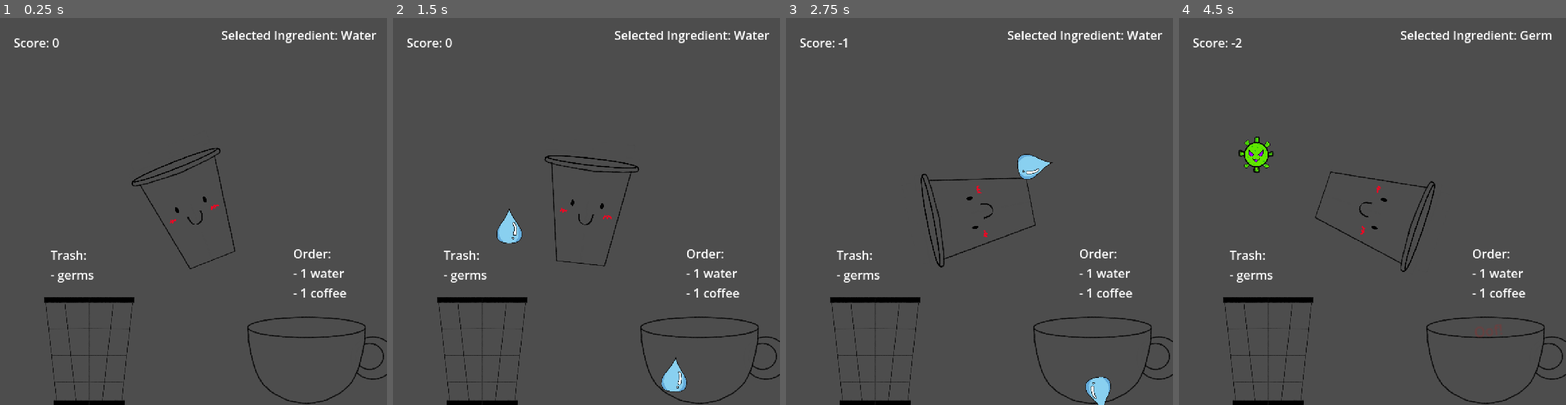
Above: before the commit, frames 1-4 (left to right).
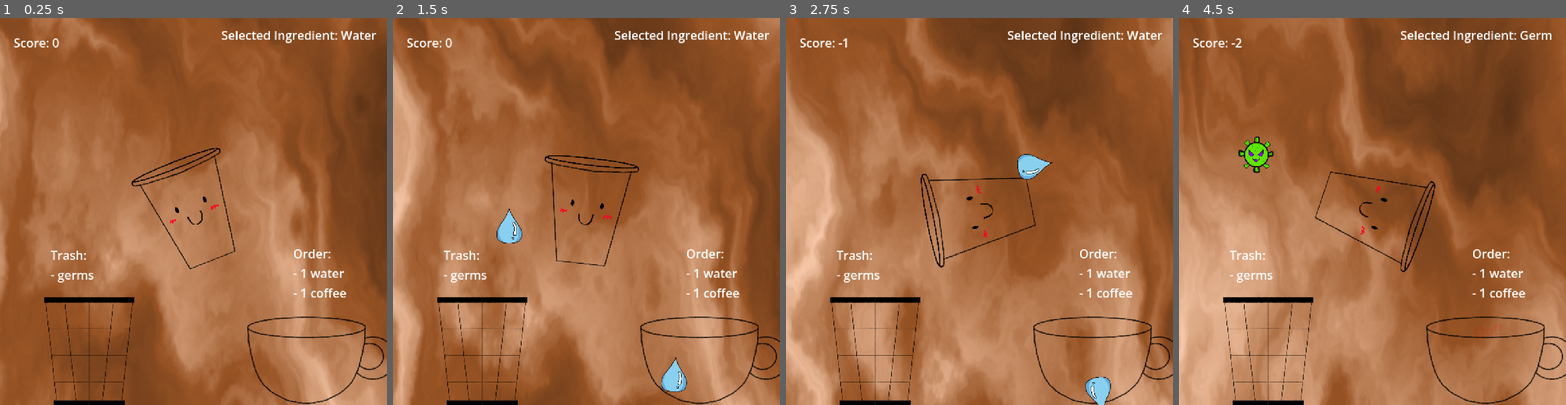
Above: after the commit, the same moments.

Repository: Octoan1/GD2-MG2-Group-3
Game: Godot game, scene res://main.tscn
The game is run twice, just before and just after one commit, with the same random seed, the same clock (stepped at 60 frames per second) and the same inputs. The engine's default icon, where the game draws it, is replaced by a stand-in: a white triangle on a blue panel in a dark square.
Inputs (mouse positions are in pixels of both pictures, inside the frame that each line leads up to):
- Up to frame 1 (0.25 s): no input
- Up to frame 2 (1.5 s): tap Enter at 0.5 s; move the mouse to (671, 192) at 0.52 s; hold Space (action) 0.53-1.28 s; click (671, 192) at 0.67 s; move the mouse to (509, 230) at 1.27 s; tap I at 1.35 s; click (509, 230) at 1.42 s
- Up to frame 3 (2.75 s): move the mouse to (1018, 126) at 2.02 s; tap 1 at 2.1 s; click (1018, 126) at 2.17 s
- Up to frame 4 (4.5 s): move the mouse to (1353, 288) at 2.77 s; tap 2 at 2.85 s; click (1353, 288) at 2.92 s; move the mouse to (1488, 269) at 3.52 s; tap 3 at 3.6 s; click (1488, 269) at 3.67 s; move the mouse to (1256, 153) at 4.27 s; tap R at 4.35 s; click (1256, 153) at 4.42 s

The runs differ from the first frame. In frame 1, 98% of the frame differs, in the area x 0-100%, y 0-100%; in frame 2, 98%; in frame 3, 98%; in frame 4, 98%.

Commit message:
Add random shader thingy lol

Diff:
--- a/cup_stuff/cup.tscn
+++ b/cup_stuff/cup.tscn
@@ -1,7 +1,7 @@
 [gd_scene format=3 uid="uid://bfdj7se1k83q1"]
 
 [ext_resource type="Script" uid="uid://c1jctmcnvaf0h" path="res://cup_stuff/cup.gd" id="1_ponjl"]
-[ext_resource type="Texture2D" uid="uid://ciffsbabocqo7" path="res://Sprites/Untitled 4.png" id="2_hxhe5"]
+[ext_resource type="Texture2D" uid="uid://ciffsbabocqo7" path="res://sprites/Untitled 4.png" id="2_hxhe5"]
 
 [node name="Cup" type="CharacterBody2D" unique_id=1028320870]
 collision_mask = 0
--- a/cup_stuff/trash_can.tscn
+++ b/cup_stuff/trash_can.tscn
@@ -1,7 +1,7 @@
 [gd_scene format=3 uid="uid://dt1rfxwv0qi3t"]
 
 [ext_resource type="PackedScene" uid="uid://ctyu5gadbmowi" path="res://cup_stuff/collection_cup.tscn" id="1_jxbv1"]
-[ext_resource type="Texture2D" uid="uid://cnfahrqxyg8yx" path="res://Sprites/Untitled 6.png" id="2_k8nia"]
+[ext_resource type="Texture2D" uid="uid://cnfahrqxyg8yx" path="res://sprites/Untitled 6.png" id="2_k8nia"]
 
 [node name="TrashCan" unique_id=1882889429 instance=ExtResource("1_jxbv1")]
 scale = Vector2(1.8799983, 1.8799983)
--- a/cup_stuff/victory_cup.tscn
+++ b/cup_stuff/victory_cup.tscn
@@ -1,7 +1,7 @@
 [gd_scene format=3 uid="uid://cswvmjnmknhck"]
 
 [ext_resource type="PackedScene" uid="uid://ctyu5gadbmowi" path="res://cup_stuff/collection_cup.tscn" id="1_svmmk"]
-[ext_resource type="Texture2D" uid="uid://bm1ttafj72cgu" path="res://Sprites/Untitled 8.png" id="2_xouwm"]
+[ext_resource type="Texture2D" uid="uid://bm1ttafj72cgu" path="res://sprites/Untitled 8.png" id="2_xouwm"]
 
 [node name="VictoryCup" unique_id=1882889429 instance=ExtResource("1_svmmk")]
 scale = Vector2(1.9200001, 1.9200001)
--- a/main.tscn
+++ b/main.tscn
@@ -1,5 +1,6 @@
 [gd_scene format=3 uid="uid://rl0y5cwvjkot"]
 
+[ext_resource type="PackedScene" uid="uid://t1og2mqy37ov" path="res://shader/coffee.tscn" id="1_5vw27"]
 [ext_resource type="PackedScene" uid="uid://3l24jhapkoql" path="res://object_spawner/object_spawner.tscn" id="1_ig7tw"]
 [ext_resource type="PackedScene" uid="uid://bfdj7se1k83q1" path="res://cup_stuff/cup.tscn" id="2_0xm2m"]
 [ext_resource type="PackedScene" uid="uid://dq5sjncsn4yn7" path="res://popup/popup.tscn" id="2_7mycd"]
@@ -9,6 +10,10 @@
 [ext_resource type="Script" uid="uid://boh08eotpos5r" path="res://cup_stuff/score.gd" id="5_lquwl"]
 
 [node name="Main" type="Node2D" unique_id=1991473030]
+
+[node name="Coffee" parent="." unique_id=1285840319 instance=ExtResource("1_5vw27")]
+position = Vector2(-10.999878, 5.999878)
+scale = Vector2(21.210938, 21.210938)
 
 [node name="ObjectSpawner" parent="." unique_id=123667683 instance=ExtResource("1_ig7tw")]
 
--- a/object_spawner/coffee/coffee_bean.tscn
+++ b/object_spawner/coffee/coffee_bean.tscn
@@ -1,6 +1,6 @@
 [gd_scene format=3 uid="uid://d0u46ocpqtcyc"]
 
-[ext_resource type="Texture2D" uid="uid://baixr8s72xrug" path="res://Sprites/Untitled2.png" id="1_r5rcm"]
+[ext_resource type="Texture2D" uid="uid://baixr8s72xrug" path="res://sprites/Untitled2.png" id="1_r5rcm"]
 
 [sub_resource type="CircleShape2D" id="CircleShape2D_yq3m0"]
 radius = 64.629715
--- a/object_spawner/germ/germ.tscn
+++ b/object_spawner/germ/germ.tscn
@@ -1,6 +1,6 @@
 [gd_scene format=3 uid="uid://dvcb12w0ya81d"]
 
-[ext_resource type="Texture2D" uid="uid://duorlbu4is5dt" path="res://Sprites/Untitled 3.png" id="1_pc2wa"]
+[ext_resource type="Texture2D" uid="uid://duorlbu4is5dt" path="res://sprites/Untitled 3.png" id="1_pc2wa"]
 
 [sub_resource type="CircleShape2D" id="CircleShape2D_b18de"]
 radius = 62.801273
--- a/object_spawner/water/water.tscn
+++ b/object_spawner/water/water.tscn
@@ -1,6 +1,6 @@
 [gd_scene format=3 uid="uid://dainh2ksg5jno"]
 
-[ext_resource type="Texture2D" uid="uid://dklev1tk3t56n" path="res://Sprites/Untitled 5.png" id="1_b18de"]
+[ext_resource type="Texture2D" uid="uid://dklev1tk3t56n" path="res://sprites/Untitled 5.png" id="1_b18de"]
 
 [sub_resource type="CircleShape2D" id="CircleShape2D_b18de"]
 radius = 62.801273
--- /dev/null
+++ b/shader/coffee.tscn
@@ -0,0 +1,16 @@
+[gd_scene format=3 uid="uid://t1og2mqy37ov"]
+
+[ext_resource type="Shader" uid="uid://f6gci21xbrp6" path="res://shader/coffee_shader.gdshader" id="1_1jr7r"]
+[ext_resource type="Texture2D" uid="uid://b38elflf55eel" path="res://icon.svg" id="2_ylm5p"]
+
+[sub_resource type="ShaderMaterial" id="ShaderMaterial_ancud"]
+shader = ExtResource("1_1jr7r")
+shader_parameter/colorA = Color(0.2, 0.1, 0.05, 1)
+shader_parameter/colorB = Color(0.5, 0.3, 0.15, 1)
+shader_parameter/colorC = Color(0.85, 0.75, 0.6, 1)
+shader_parameter/discomode = false
+shader_parameter/speed = 0.32800001232012
+
+[node name="Coffee" type="Sprite2D" unique_id=1285840319]
+material = SubResource("ShaderMaterial_ancud")
+texture = ExtResource("2_ylm5p")
--- /dev/null
+++ b/shader/coffee_shader.gdshader
@@ -0,0 +1,105 @@
+// shader from https://godotshaders.com/shader/planet-coffee/
+
+shader_type canvas_item;
+
+uniform vec3 colorA : source_color = vec3(0.2, 0.1, 0.05);
+uniform vec3 colorB : source_color = vec3(0.5, 0.3, 0.15);
+uniform vec3 colorC : source_color = vec3(0.85, 0.75, 0.6);
+uniform bool discomode = false;
+uniform float speed : hint_range(0.1, 2.0) = 1.0;
+
+#define iTime (TIME * speed)
+
+float rand(vec4 p) {
+    return fract(sin(p.x*1234. + p.y*2345. + p.z*3456. + p.w*4567.) * 5678.);
+}
+
+float smoothnoise(vec4 p) {
+    const vec2 e = vec2(0.0, 1.0);
+    vec4 i = floor(p);    // integer
+    vec4 f = fract(p);    // fract
+
+    f = f*f*(3. - 2.*f);
+
+    return mix(mix(mix(mix(rand(i + e.xxxx),
+                           rand(i + e.yxxx), f.x),
+                       mix(rand(i + e.xyxx),
+                           rand(i + e.yyxx), f.x), f.y),
+                   mix(mix(rand(i + e.xxyx),
+                           rand(i + e.yxyx), f.x),
+                       mix(rand(i + e.xyyx),
+                           rand(i + e.yyyx), f.x), f.y), f.z),
+               mix(mix(mix(rand(i + e.xxxy),
+                           rand(i + e.yxxy), f.x),
+                       mix(rand(i + e.xyxy),
+                           rand(i + e.yyxy), f.x), f.y),
+                   mix(mix(rand(i + e.xxyy),
+                           rand(i + e.yxyy), f.x),
+                       mix(rand(i + e.xyyy),
+                           rand(i + e.yyyy), f.x), f.y), f.z), f.w);
+}
+
+float fbm(vec3 x) {
+    float v = 0.0;
+    float a = 0.5;
+    vec3 shift = vec3(1.0);
+    for (int i = 0; i < 10; ++i) {
+        v += a * smoothnoise(vec4(x, cos(iTime * 0.002) * 200.0));
+        x = x * 2.0 + shift;
+        a *= 0.5;
+    }
+    return v;
+}
+
+vec3 uvTo3D(vec2 uv) {
+    float theta = uv.x * 2.0 * 3.14159265359; // Longitud
+    float phi = uv.y * 3.14159265359; // Latitud
+    float x = sin(phi) * cos(theta);
+    float y = sin(phi) * sin(theta);
+    float z = cos(phi);
+    return vec3(x, y, z);
+}
+
+float max3 (vec3 v) {
+  return max (max (v.x, v.y), v.z);
+}
+
+void fragment() {
+    vec3 col_a = colorA;
+    vec3 col_b = colorB;
+    vec3 col_c = colorC;
+
+    if(discomode){
+        col_a = vec3(sin(iTime), sin(iTime + 7.0), cos(iTime));
+        col_b = vec3(cos(iTime), cos(iTime + 7.0), sin(iTime));
+        col_c = vec3(sin(iTime), cos(iTime), sin(iTime + 0.5));
+    }
+
+    vec2 uv = UV;
+    vec3 pos = uvTo3D(uv);
+
+    pos.y += sin(iTime / 5.0);
+    pos.x += cos(iTime / 5.0);
+    pos.z += sin(iTime / 5.0);
+
+    float fbmm = fbm(pos);
+    vec3 q = vec3(fbmm, sin(fbmm), cos(fbmm));
+    vec3 r = vec3(fbmm, sin(fbmm), cos(fbmm));
+    float v = fbm(pos + 5.0 * r + iTime * 0.005);
+
+    vec3 col_top = vec3(1.0);
+    vec3 col_bot = vec3(0.0);
+
+    vec3 res_color = mix(col_a, col_b, col_c);
+    //res_color = mix(res_color, col_c, clamp(q, 0.0, 1.0));
+
+    float poss = v * 2.0 - 1.0;
+    res_color = mix(res_color, col_top, clamp(poss, 0.0, 1.0));
+    res_color = mix(res_color, col_bot, clamp(-poss, 0.0, 1.0));
+
+    res_color = res_color / max(max3(res_color), 0.001);
+
+    res_color = (clamp((0.4 * pow(v, 3.0) + pow(v, 2.0) + 0.5 * v), 0.0, 1.0) * 0.9 + 0.1) * res_color;
+
+    COLOR = vec4(res_color, 1.0);
+}
--- /dev/null
+++ b/shader/sprite_2d.tscn
@@ -0,0 +1,16 @@
+[gd_scene format=3 uid="uid://cc46fpkafmq0s"]
+
+[ext_resource type="Shader" uid="uid://f6gci21xbrp6" path="res://shader/coffee_shader.gdshader" id="1_1jr7r"]
+[ext_resource type="Texture2D" uid="uid://b38elflf55eel" path="res://icon.svg" id="2_ylm5p"]
+
+[sub_resource type="ShaderMaterial" id="ShaderMaterial_ancud"]
+shader = ExtResource("1_1jr7r")
+shader_parameter/colorA = Color(0.2, 0.1, 0.05, 1)
+shader_parameter/colorB = Color(0.5, 0.3, 0.15, 1)
+shader_parameter/colorC = Color(0.85, 0.75, 0.6, 1)
+shader_parameter/discomode = false
+shader_parameter/speed = 0.9490000450775
+
+[node name="Coffee" type="Sprite2D" unique_id=1285840319]
+material = SubResource("ShaderMaterial_ancud")
+texture = ExtResource("2_ylm5p")
Not shown, changed: Sprites/Untitled 2.png.import
Not shown, changed: Sprites/Untitled 3.png.import
Not shown, changed: Sprites/Untitled 4.png.import
Not shown, changed: Sprites/Untitled 5.png.import
Not shown, changed: Sprites/Untitled 6.png.import
Not shown, changed: Sprites/Untitled 8.png.import
Not shown, changed: Sprites/Untitled2.png.import
Not shown, added: shader/coffee_shader.gdshader.uid
